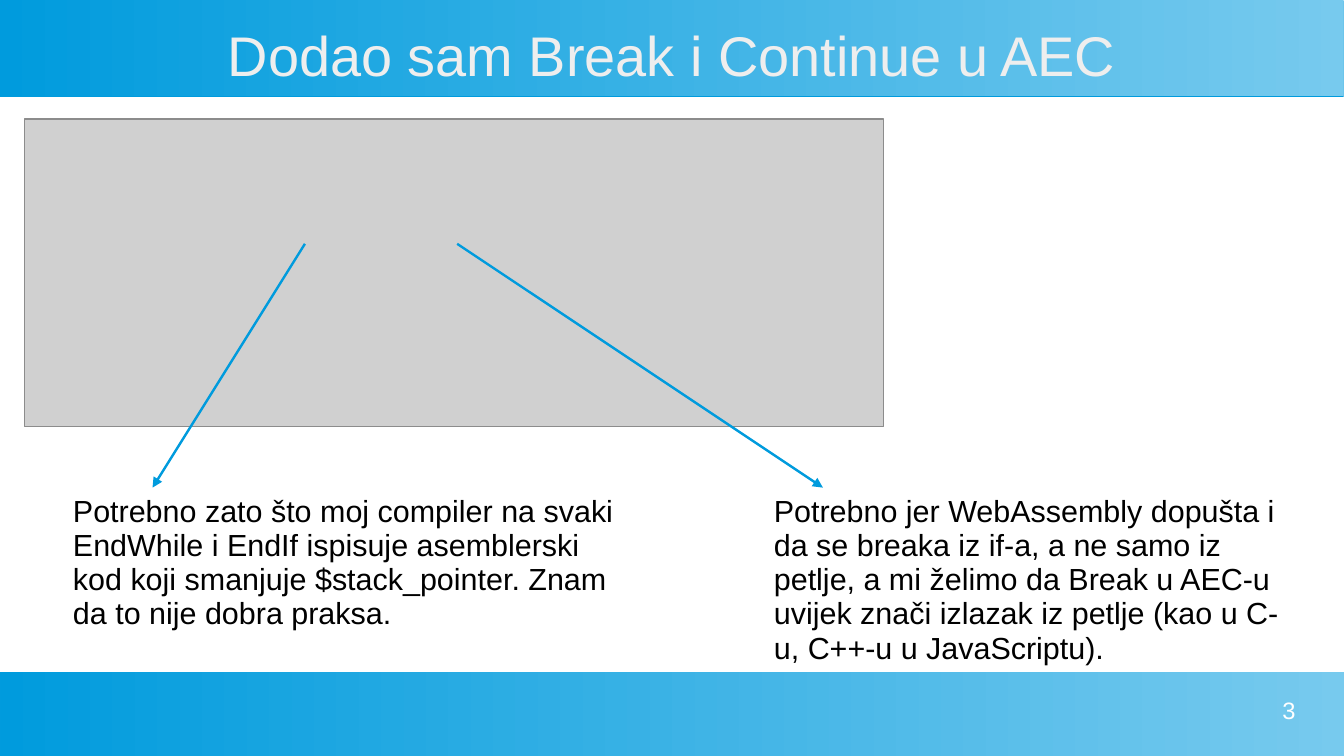
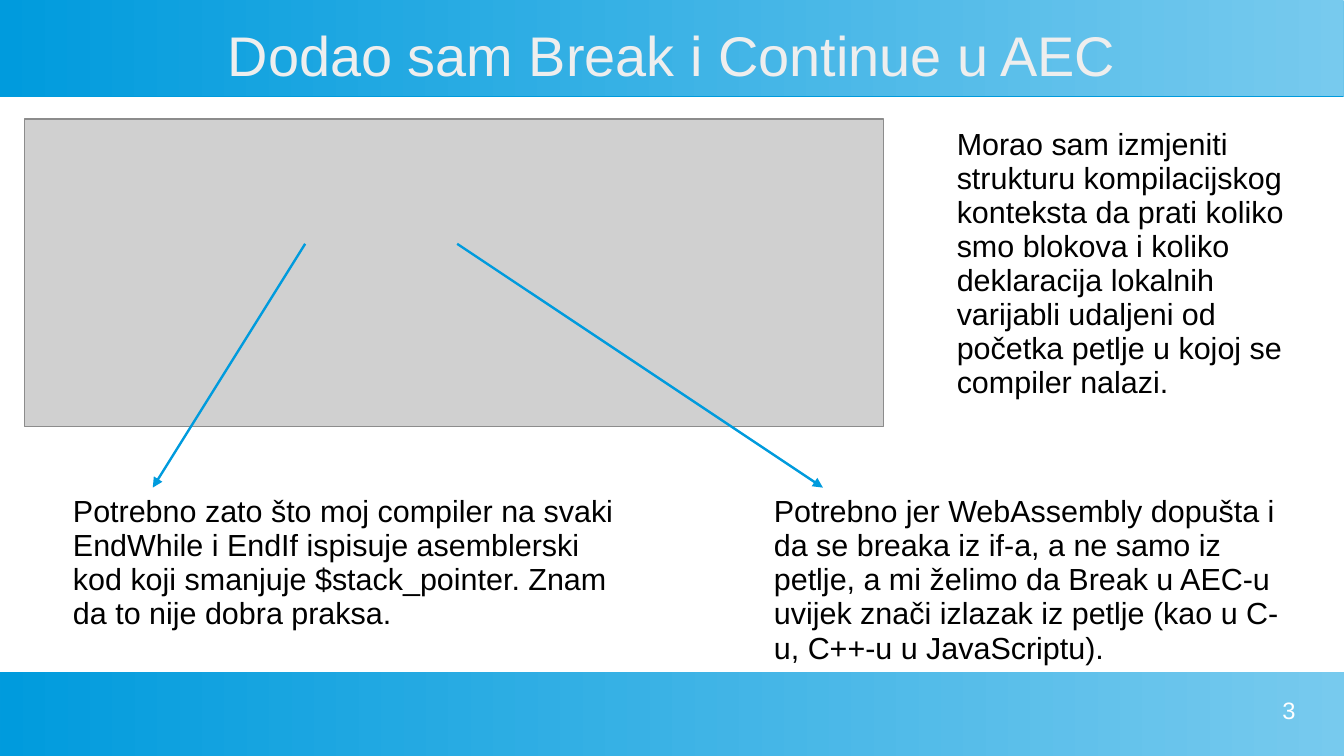
Before and after one commit to FlatAssembler/AECforWebAssembly, a slide deck: slide 3 of vizualizacija_stabala.ppt. Drawn at 1344x756 pixels with LibreOffice and Linux fonts; fonts in the diff are those of the drawing; grey boxes stand for pictures. Boxes give left, top, right and bottom in pixels: in the first picture for what was removed or moved away, otherwise in the second. Text is boxed around its words. In the diff, an @@ line names an element or a change of style, - is before the commit and + after.

```diff
--- a/vizualizacija_stabala.ppt
+++ b/vizualizacija_stabala.ppt
@@ text added at (x1=957, y1=133, x2=1284, y2=399), 18 pt, text #000000 @@
+Morao sam izmjeniti strukturu kompilacijskog konteksta da prati koliko smo blokova i koliko deklaracija lokalnih varijabli udaljeni od početka petlje u kojoj se compiler nalazi.
```
Also in this commit, not shown: 3 other slides changed, 1 slide added.
